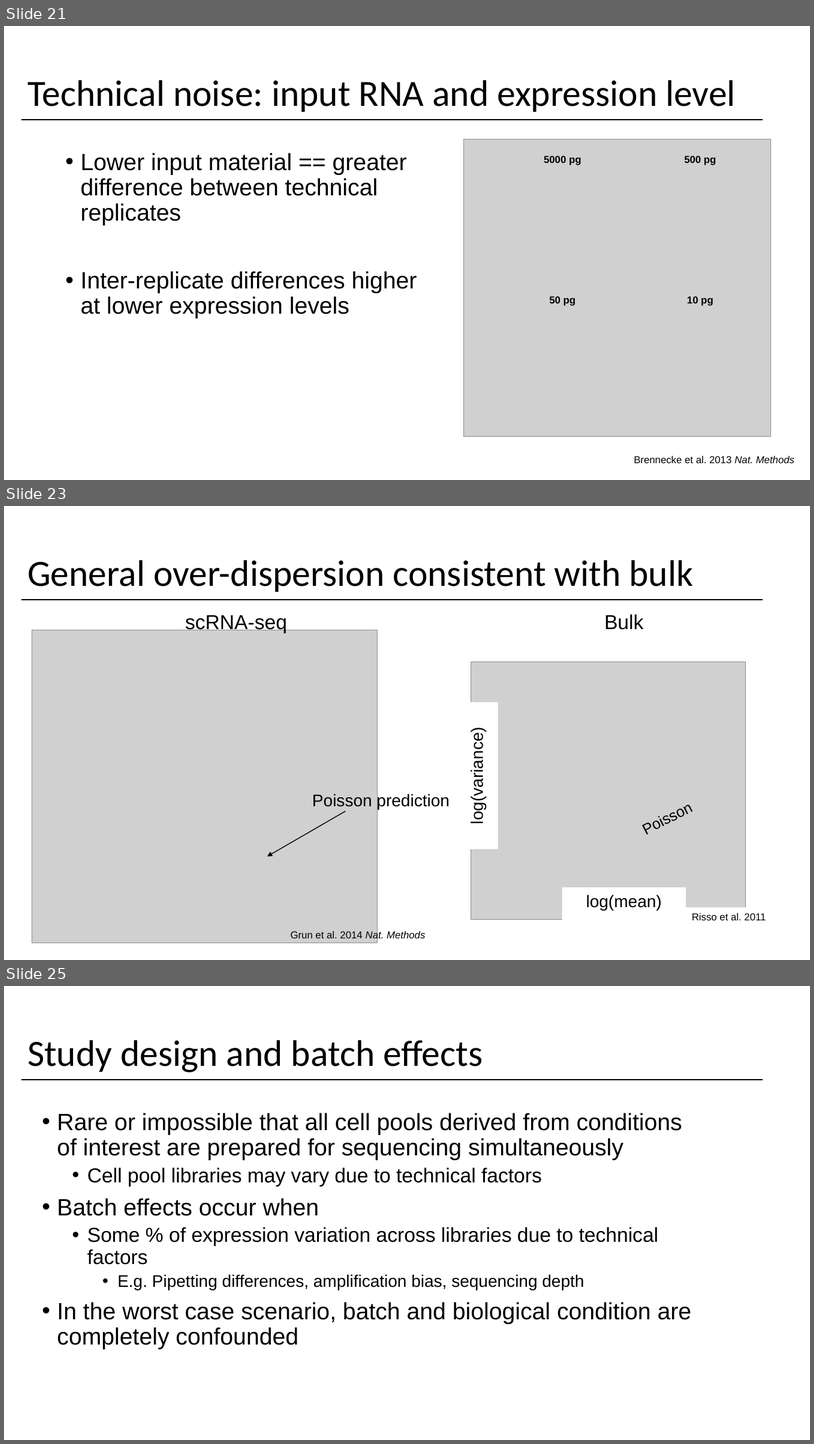
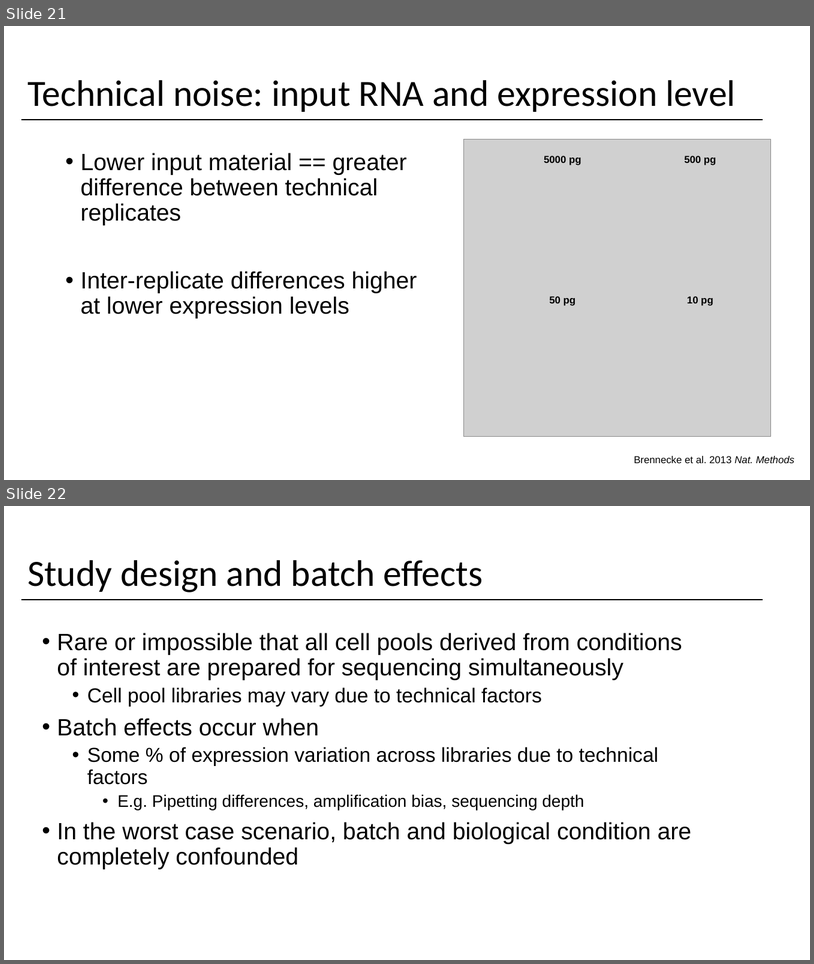
Before and after one commit to yasinkaymaz/singleCellRNAseq_workshop, a slide deck: IntroToscRNASeq_Background.pptx. Shown one above the other, each under a label of ours: slides 21, 23 and 25 before the commit, slides 21 and 22 after it; the slides between them are not shown. The pictures are 814x1444 and 814x964 pixels, drawn with LibreOffice and Linux fonts; fonts in the diff are those of the drawing; grey boxes stand for pictures. Boxes give left, top, right and bottom in pixels: in the first picture for what was removed or moved away, otherwise in the second. Text is boxed around its words. In the diff, an @@ line names an element or a change of style, - is before the commit and + after.

```diff
--- a/IntroToscRNASeq_Background.pptx
+++ b/IntroToscRNASeq_Background.pptx
@@ slide 23 removed at [4, 506, 810, 960], background #FFFFFF @@
@@ title removed at [27, 560, 693, 592] @@
-General over-dispersion consistent with bulk
@@ line removed from (21, 600) to (763, 600) @@
@@ picture removed at [32, 630, 378, 942] @@
@@ text removed at [185, 615, 287, 633] @@
-scRNA-seq
@@ text removed at [605, 614, 644, 630] @@
-Bulk
@@ picture removed at [471, 661, 746, 919] @@
@@ rectangle removed at [464, 702, 498, 849] @@
-log(variance)
@@ text removed at [312, 793, 449, 810] @@
-Poisson prediction
@@ text removed at [606, 778, 732, 863] @@
-Poisson
@@ arrow removed from (346, 811) to (267, 856) @@
@@ rectangle removed at [563, 887, 686, 922] @@
-log(mean)
@@ text removed at [692, 913, 766, 920] @@
-Risso et al. 2011
@@ text removed at [291, 930, 425, 940] @@
-Grun et al. 2014 Nat. Methods
@@ what was slide 25 is now slide 22 @@
```
Also in this commit, not shown: 1 slide changed, 1 slide added, 5 other slides removed.
